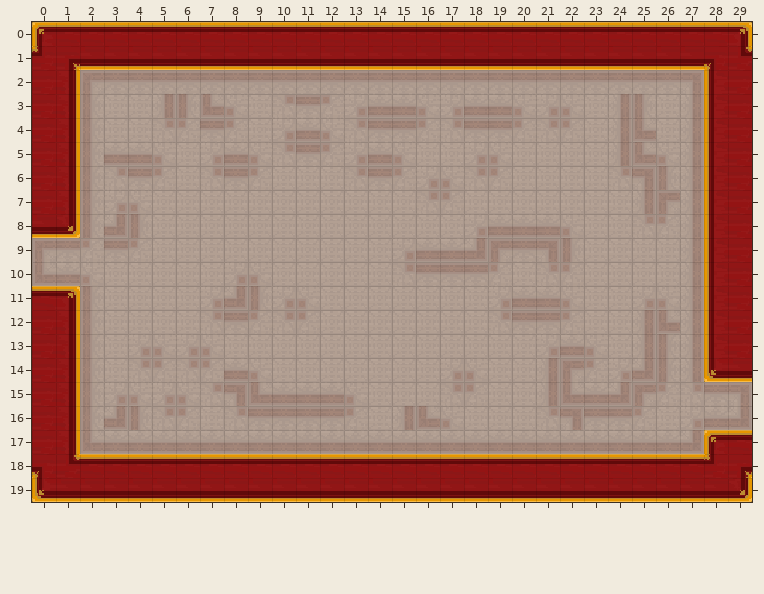
Two versions of a level (Tiled map, Assets/maps/HubRooms/5 - Higher Class Rooms/E6 room.tmx). This is how it looked before the edit.
Cells are 16x16 px. Shown: x 0..29, y 0..19.
After:
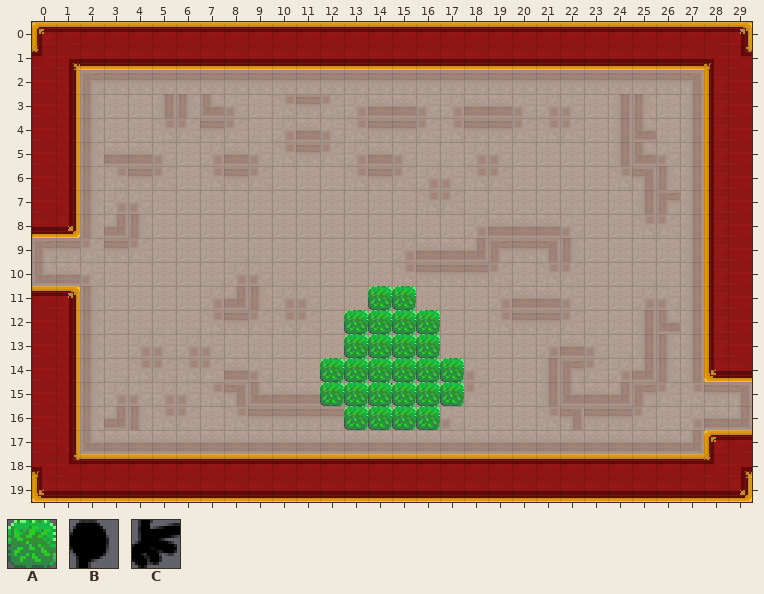
Key: from "PlaceholderSprites": A 30 flipped on the other diagonal, B 62, C 92.
_ is an empty cell, . an unchanged one.
Tiles of an added or newly shown layer are drawn over the layers below it.
Edits made:
--- layer "annotations under annotations" (added)
@@ x 14..14 @@
-14 _
-15 _
+14 B
+15 C
--- layer "annotations (for game objects)" (added)
@@ x 12..17 @@
-11 ..__..
-12 .____.
-13 .____.
-14 ______
-15 ______
-16 .____.
+11 ..AA..
+12 .AAAA.
+13 .AAAA.
+14 AAAAAA
+15 AAAAAA
+16 .AAAA.
Changed places in both pictures, as pixel boxes (x1, y1, x2, y2):
added: (320, 286, 464, 430)
